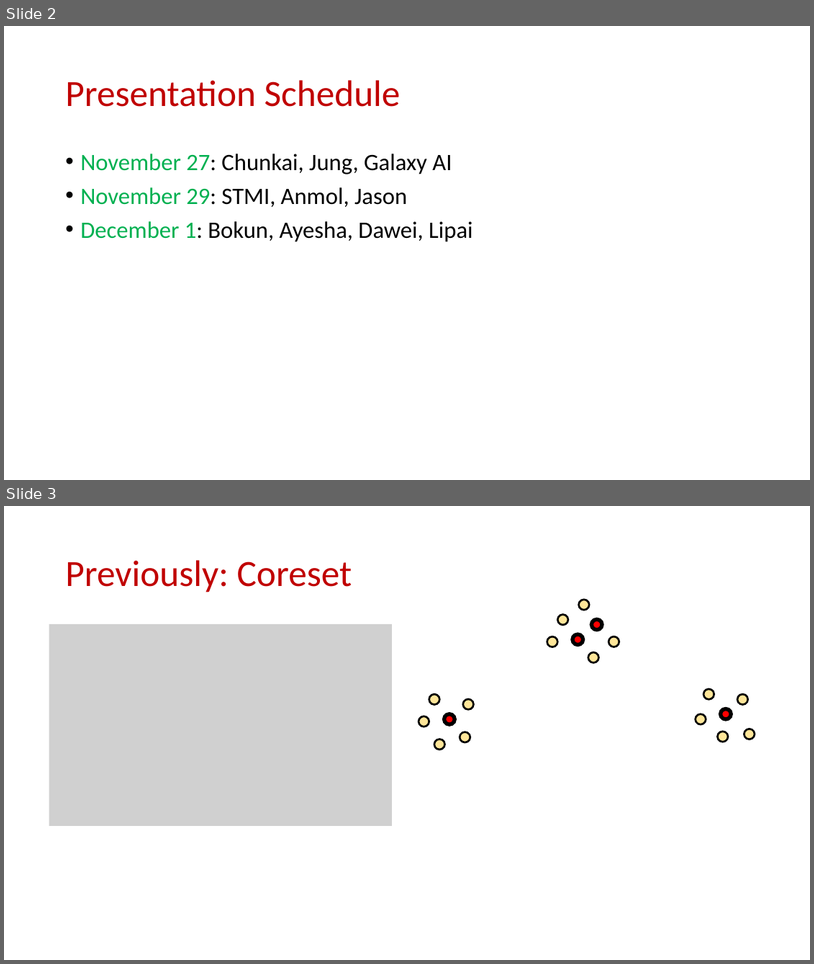
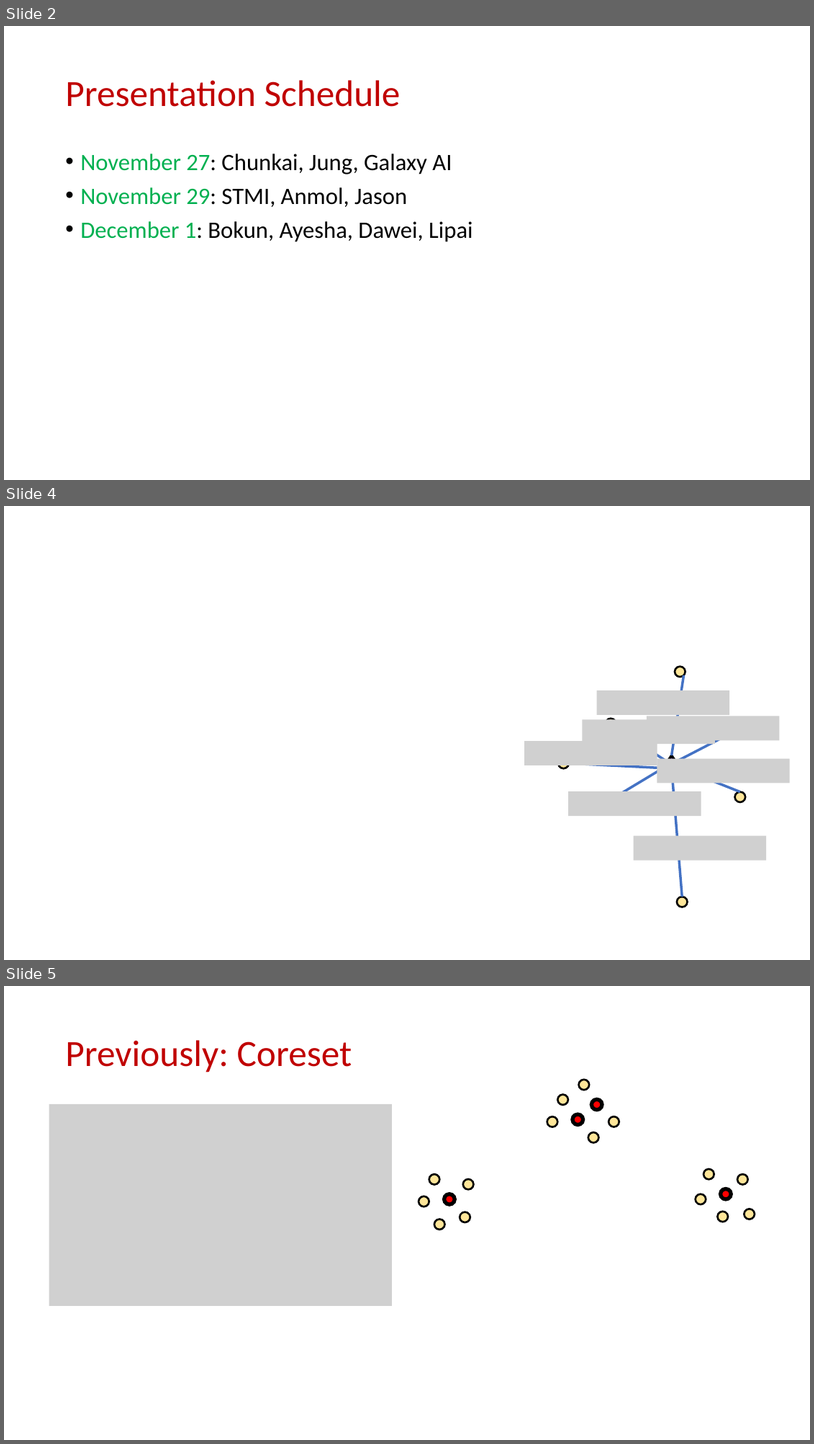
Before and after one commit to samsonzhou/samsonzhou.github.io, a slide deck: CSCE689-23/L25.pptx. Shown one above the other, each under a label of ours: slides 2 and 3 before the commit, slides 2, 4 and 5 after it; the slides between them are not shown. The pictures are 814x964 and 814x1444 pixels, drawn with LibreOffice and Linux fonts; fonts in the diff are those of the drawing; grey boxes stand for pictures. Boxes give left, top, right and bottom in pixels: in the first picture for what was removed or moved away, otherwise in the second. Text is boxed around its words. In the diff, an @@ line names an element or a change of style, - is before the commit and + after.

```diff
--- a/CSCE689-23/L25.pptx
+++ b/CSCE689-23/L25.pptx
@@ slide 4 added at (4, 506, 810, 960), background #FFFFFF @@
@@ line added from (672, 755) to (684, 675), #4472C4 3 pt @@
@@ ellipse added at (676, 667, 686, 677), fill #FFE699, outline #000000 2.25 pt @@
@@ picture added at (597, 690, 730, 715) @@
@@ picture added at (583, 720, 716, 744) @@
@@ ellipse added at (606, 718, 616, 728), fill #FFE699, outline #000000 2.25 pt @@
@@ picture added at (647, 716, 780, 740) @@
@@ picture added at (525, 741, 658, 765) @@
@@ line added from (615, 728) to (668, 762), #4472C4 3 pt @@
@@ line added from (676, 762) to (742, 728), #4472C4 3 pt @@
@@ ellipse added at (558, 758, 569, 769), fill #FFE699, outline #000000 2.25 pt @@
@@ line added from (664, 768) to (569, 763), #4472C4 3 pt @@
@@ picture added at (657, 758, 790, 782) @@
@@ triangle added at (664, 755, 680, 768), fill #7030A0, outline #000000 3 pt @@
@@ line added from (664, 768) to (604, 803), #4472C4 3 pt @@
@@ line added from (672, 768) to (683, 896), #4472C4 3 pt @@
@@ line added from (680, 768) to (741, 792), #4472C4 3 pt @@
@@ picture added at (569, 792, 702, 816) @@
@@ ellipse added at (736, 792, 746, 802), fill #FFE699, outline #000000 2.25 pt @@
@@ picture added at (634, 836, 767, 860) @@
@@ ellipse added at (677, 896, 687, 906), fill #FFE699, outline #000000 2.25 pt @@
@@ what was slide 3 is now slide 5 @@
```
Also in this commit, not shown: 2 slides changed, 3 other slides added.
